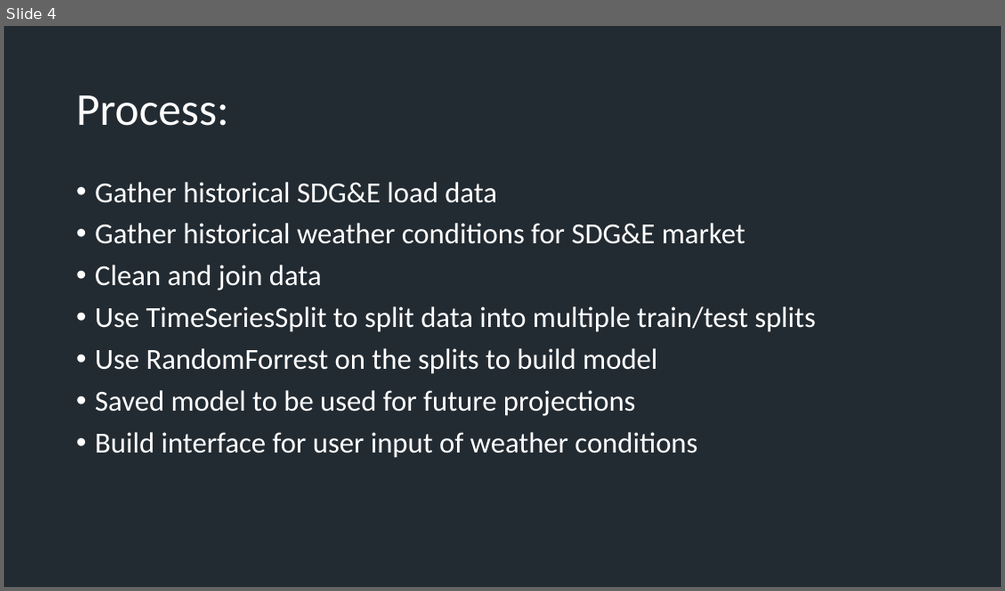
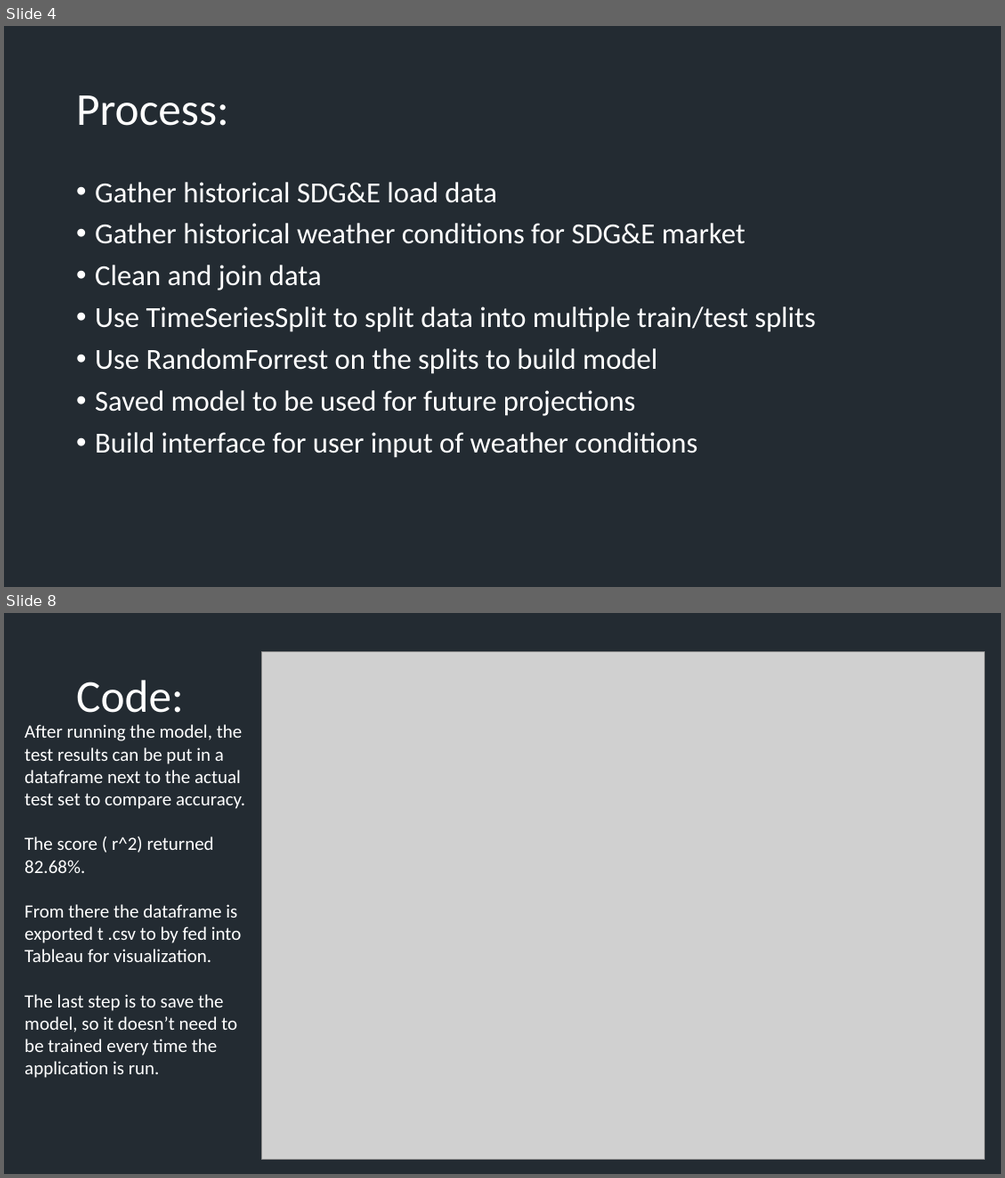
Before and after one commit to Matlickp/Energy_Load_Forecasting, a slide deck: Energy Load Forecasting Presentation.pptx. Shown one above the other, each under a label of ours: slide 4 before the commit, slides 4 and 8 after it; the slides between them are not shown. The pictures are 1005x591 and 1005x1178 pixels, drawn with LibreOffice and Linux fonts; fonts in the diff are those of the drawing; grey boxes stand for pictures; background and template pictures are left out. Boxes give left, top, right and bottom in pixels: in the first picture for what was removed or moved away, otherwise in the second. Text is boxed around its words. In the diff, an @@ line names an element or a change of style, - is before the commit and + after.

Commit message:
updated presentation, added images

```diff
--- a/Energy Load Forecasting Presentation.pptx
+++ b/Energy Load Forecasting Presentation.pptx
@@ slide 8 added at [4, 613, 1001, 1174], background picture (left out) @@
@@ picture added at [261, 651, 984, 1159] @@
@@ title added at [76, 680, 184, 713], 88 pt, text #FFFFFF @@
+Code:
@@ text added at [24, 724, 245, 1078], 36 pt, text #FFFFFF @@
+After running the model, the test results can be put in a dataframe next to the actual test set to compare accuracy.
+The score ( r^2) returned 82.68%.
+From there the dataframe is exported t .csv to by fed into Tableau for visualization.
+The last step is to save the model, so it doesn’t need to be trained every time the application is run.
```
Also in this commit, not shown: 1 slide changed, 8 other slides added, 6 slides removed, 5 other files.
